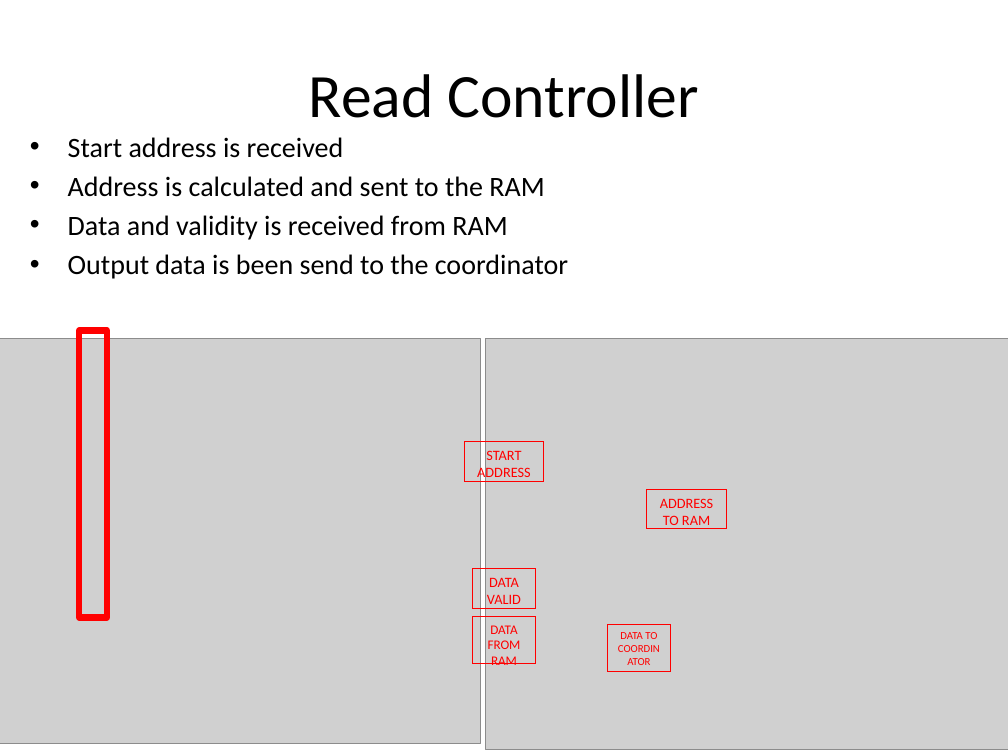
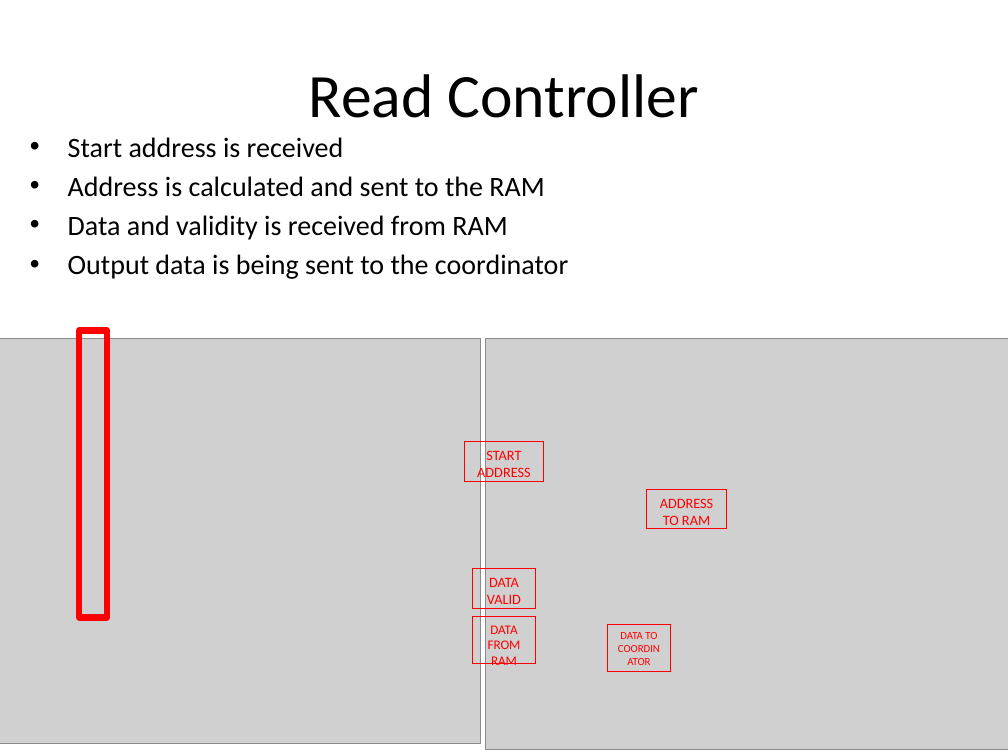
Before and after one commit to battellino/moran-zvika-project, a slide deck: slide 14 of presentation/final/final.pptx. Drawn at 1008x756 pixels with LibreOffice and Linux fonts; fonts in the diff are those of the drawing; grey boxes stand for pictures; background and template pictures are left out. Boxes give left, top, right and bottom in pixels: in the first picture for what was removed or moved away, otherwise in the second. Text is boxed around its words. In the diff, an @@ line names an element or a change of style, - is before the commit and + after.

```diff
--- a/presentation/final/final.pptx
+++ b/presentation/final/final.pptx
@@ text at bbox=[68, 254, 568, 279]: text changed @@
-• Output data is been send to the coordinator
+• Output data is being sent to the coordinator
```
Also in this commit, not shown: 8 other slides changed.
